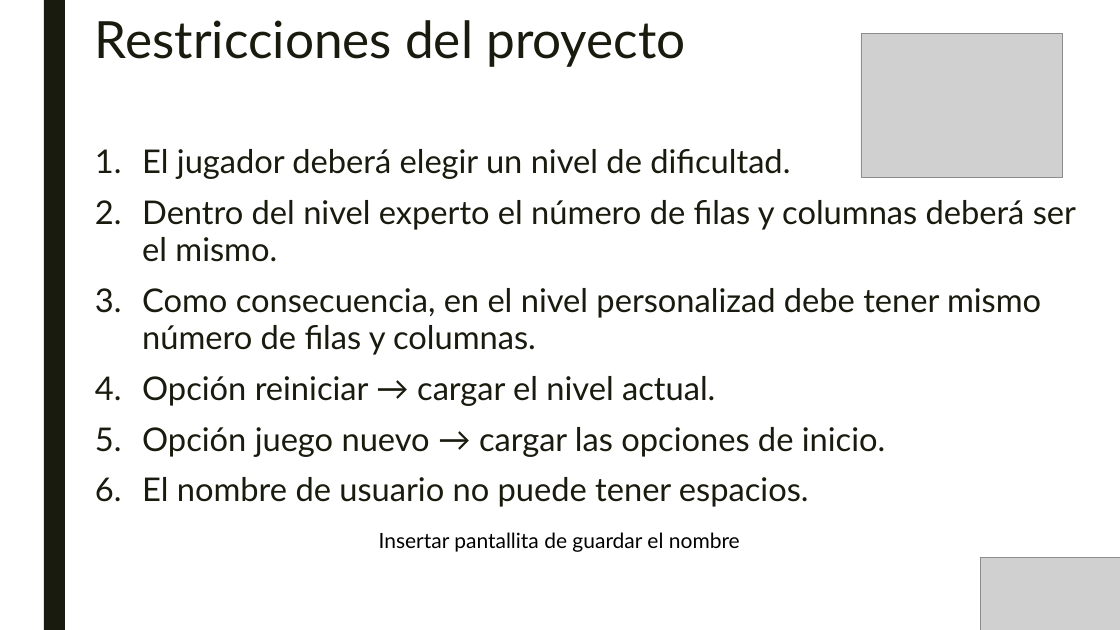
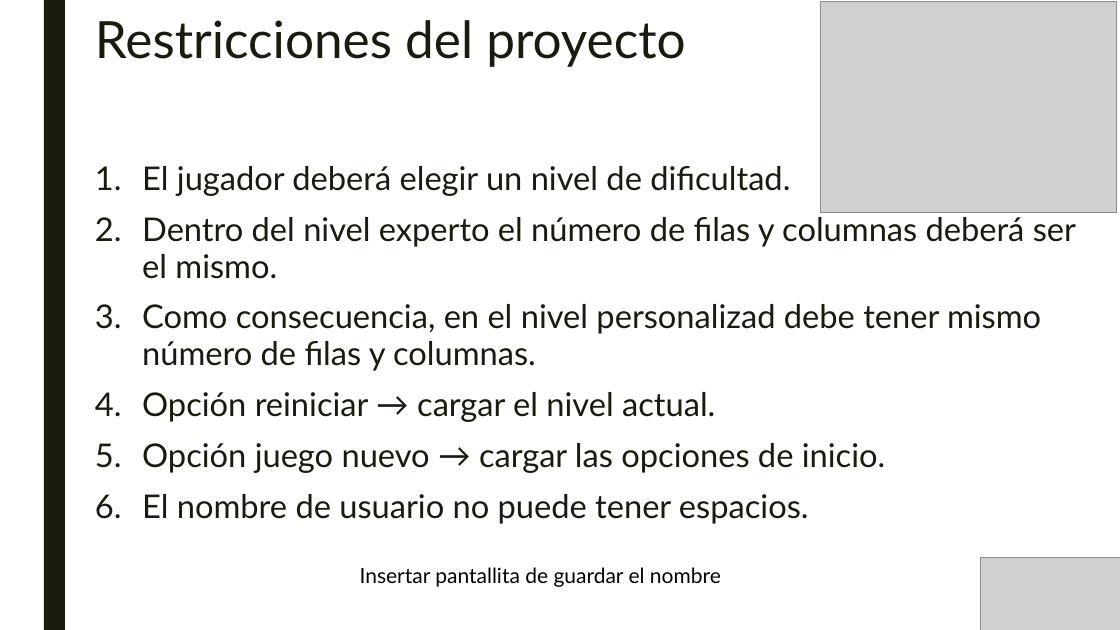
Before and after one commit to SombraJ/practicaAIS, a slide deck: slide 9 of Gestión de un proyecto Software.pptx. Drawn at 1120x630 pixels with LibreOffice and Linux fonts; fonts in the diff are those of the drawing; grey boxes stand for pictures. Boxes give left, top, right and bottom in pixels: in the first picture for what was removed or moved away, otherwise in the second. Text is boxed around its words. In the diff, an @@ line names an element or a change of style, - is before the commit and + after.

```diff
--- a/Gestión de un proyecto Software.pptx
+++ b/Gestión de un proyecto Software.pptx
@@ picture: place and size @@
-picture at bbox=[861, 34, 1063, 177]
+picture at bbox=[820, 1, 1117, 213]
@@ text "El jugador deberá elegir un ...": place and size @@
-text "El jugador deberá elegir un ..." at bbox=[142, 149, 1076, 507]
+text "El jugador deberá elegir un ..." at bbox=[142, 166, 1076, 524]
@@ text "Insertar pantallita de guardar el ...": place and size @@
-text "Insertar pantallita de guardar el ..." at bbox=[379, 532, 740, 552]
+text "Insertar pantallita de guardar el ..." at bbox=[360, 567, 721, 587]
```
Also in this commit, not shown: 5 other slides changed.
